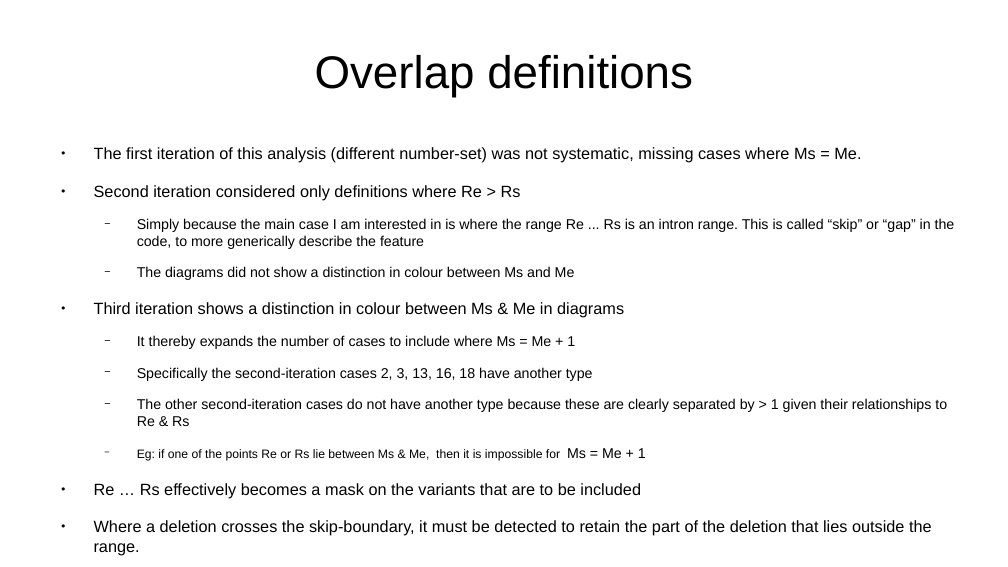
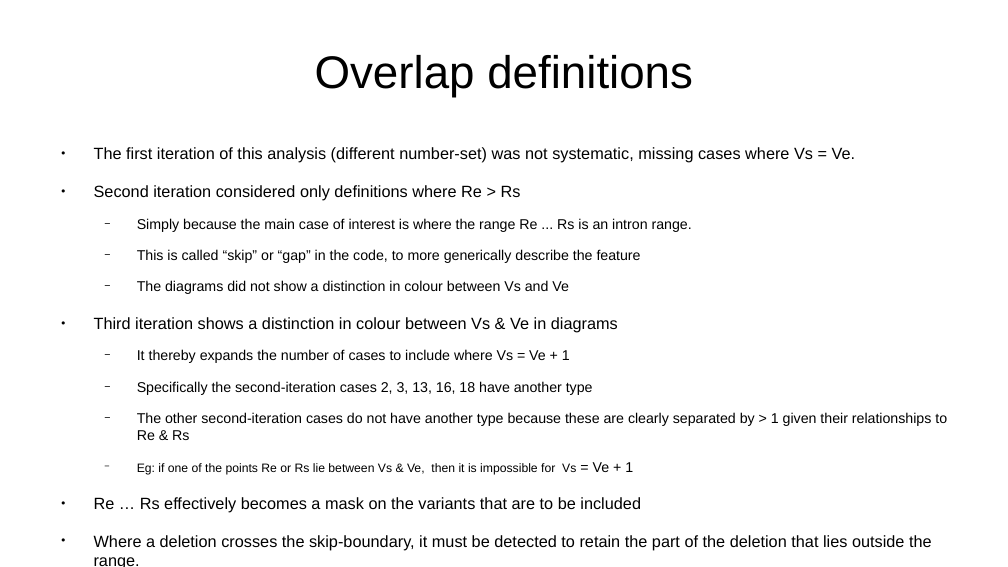
Before and after one commit to Replicon-genetics/rg_exploder_public_documents, a slide deck: slide 3 of Overlap_types_decription.odp. Drawn at 1008x567 pixels with LibreOffice and Linux fonts; fonts in the diff are those of the drawing. Boxes give left, top, right and bottom in pixels: in the first picture for what was removed or moved away, otherwise in the second. Text is boxed around its words. In the diff, an @@ line names an element or a change of style, - is before the commit and + after.

Commit message:
Overlap types description
Modified for current implementation, rewording and retaining legacy information

```diff
--- a/Overlap_types_decription.odp
+++ b/Overlap_types_decription.odp
@@ text at (94, 147, 856, 163): text changed @@
-● The first iteration of this analysis (different number-set) was not systematic, missing cases where Ms = Me.
+● The first iteration of this analysis (different number-set) was not systematic, missing cases where Vs = Ve.
@@ text at (94, 218, 692, 363): text changed @@
-  − Simply because the main case I am interested in is where the range Re ... Rs is an intron range. This is called “skip” or “gap” in the code, to more generically describe the feature
-  − The diagrams did not show a distinction in colour between Ms and Me
-● Third iteration shows a distinction in colour between Ms & Me in diagrams
-  − It thereby expands the number of cases to include where Ms = Me + 1
+  − Simply because the main case of interest is where the range Re ... Rs is an intron range.
+  − This is called “skip” or “gap” in the code, to more generically describe the feature
+  − The diagrams did not show a distinction in colour between Vs and Ve
+● Third iteration shows a distinction in colour between Vs & Ve in diagrams
+  − It thereby expands the number of cases to include where Vs = Ve + 1
@@ text at (137, 462, 633, 475): text changed @@
-  − Eg: if one of the points Re or Rs lie between Ms & Me, then it is impossible for Ms = Me + 1
+  − Eg: if one of the points Re or Rs lie between Vs & Ve, then it is impossible for Vs = Ve + 1
```
Also in this commit, not shown: 21 other slides changed, 5 slides added, 1 slide removed, 1 other file.
